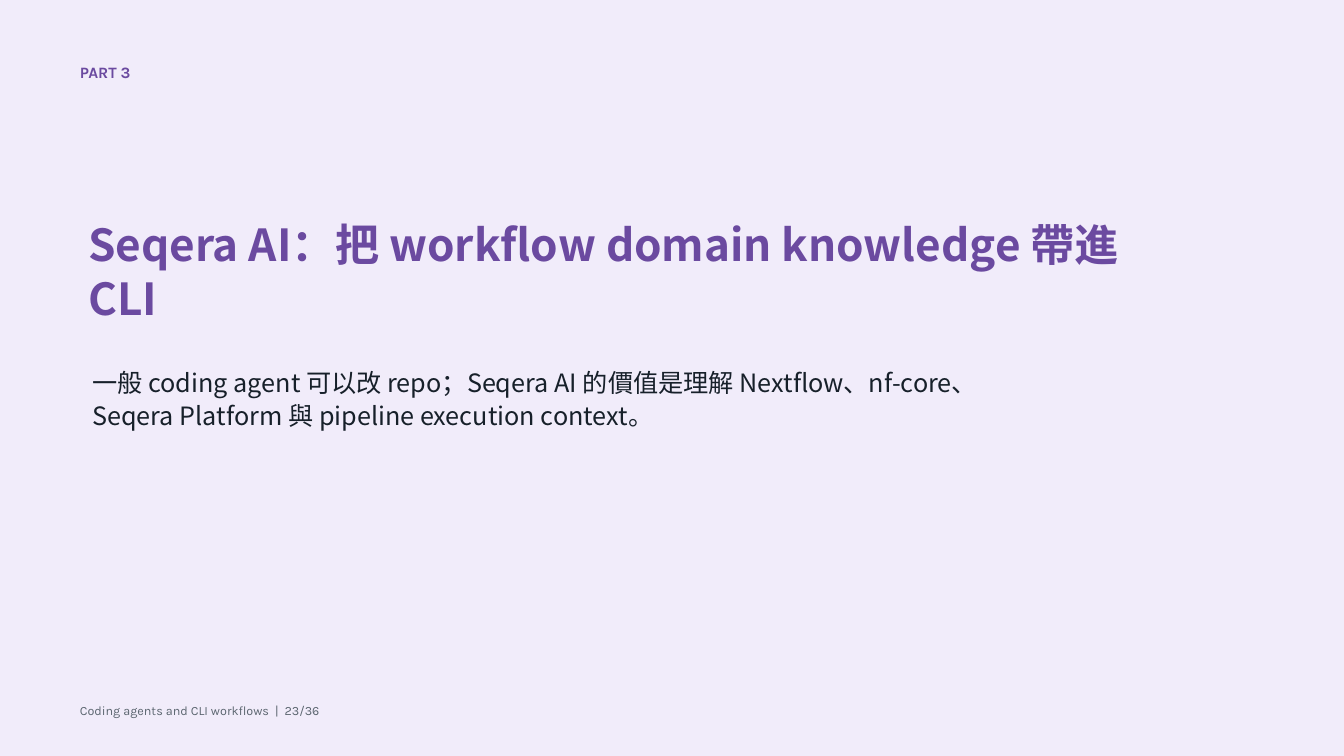
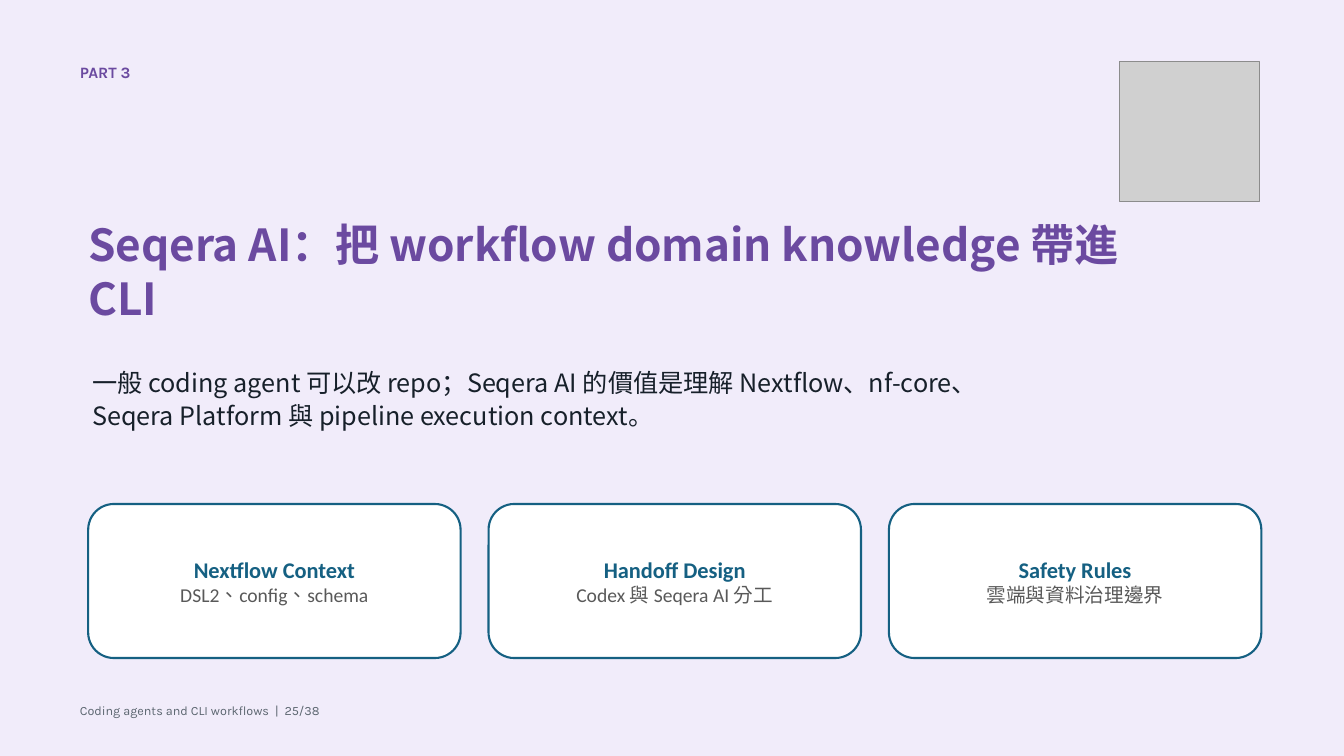
Before and after one commit to godkin1211/LLM_applications_on_BioMedicalData, a slide deck: slide 25 of slides/lesson-07-coding-agents-cli-workflows.pptx (slide 23 before the commit). Drawn at 1344x756 pixels with LibreOffice and Linux fonts; fonts in the diff are those of the drawing; grey boxes stand for pictures. Boxes give left, top, right and bottom in pixels: in the first picture for what was removed or moved away, otherwise in the second. Text is boxed around its words. In the diff, an @@ line names an element or a change of style, - is before the commit and + after.

```diff
--- a/slides/lesson-07-coding-agents-cli-workflows.pptx
+++ b/slides/lesson-07-coding-agents-cli-workflows.pptx
@@ picture added at (x1=1120, y1=62, x2=1260, y2=202) @@
@@ rounded rectangle added at (x1=89, y1=504, x2=461, y2=658), fill #FFFFFF, outline #156082 1.5 pt, 14 pt, text #595959 @@
+Nextflow Context
+DSL2、config、schema
@@ rounded rectangle added at (x1=489, y1=504, x2=861, y2=658), fill #FFFFFF, outline #156082 1.5 pt, 14 pt, text #595959 @@
+Handoff Design
+Codex 與 Seqera AI 分工
@@ rounded rectangle added at (x1=889, y1=504, x2=1261, y2=658), fill #FFFFFF, outline #156082 1.5 pt, 16 pt, text #156082, bold @@
+Safety Rules
+雲端與資料治理邊界
@@ text at (x1=80, y1=706, x2=320, y2=718): text changed @@
-Coding agents and CLI workflows | 23/36
+Coding agents and CLI workflows | 25/38
```
Also in this commit, not shown: 35 other slides changed, 2 slides added, 1 other file.
